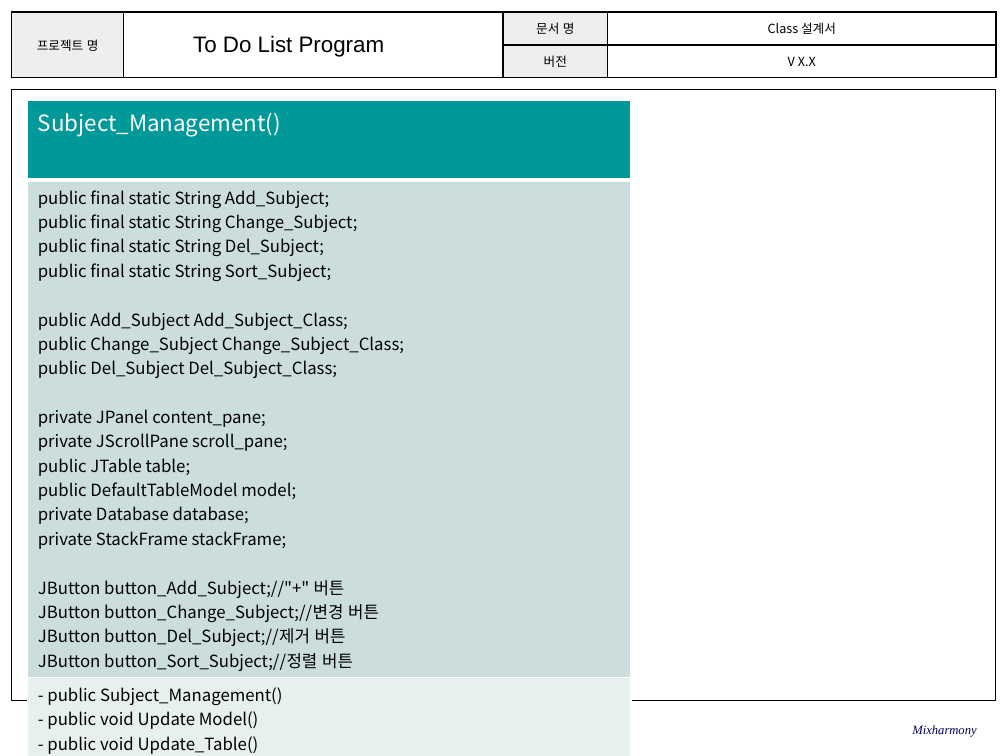
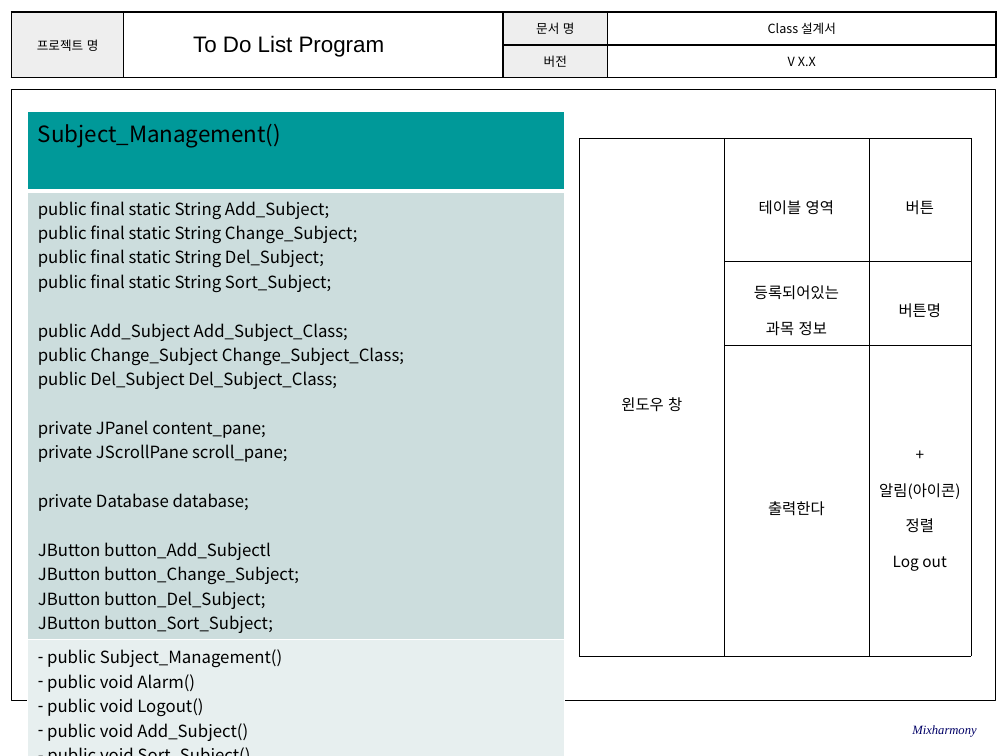
Before and after one commit to SE-admin/SE2017_2_mixharmony, a slide deck: slide 3 of doc/3_ 설계서/Class Design.pptx. Drawn at 1008x756 pixels with LibreOffice and Linux fonts; fonts in the diff are those of the drawing; background and template pictures are left out. Boxes give left, top, right and bottom in pixels: in the first picture for what was removed or moved away, otherwise in the second. Text is boxed around its words. In the diff, an @@ line names an element or a change of style, - is before the commit and + after.

Commit message:
#867 Class Design.pptx (수강 과목에 대한 클래스 내용 추가)

```diff
--- a/doc/3_ 설계서/Class Design.pptx
+++ b/doc/3_ 설계서/Class Design.pptx
@@ table at (x1=28, y1=112, x2=565, y2=745) @@
@@ row 2, column 1: "public final static String Add_Subject; / public final static String Change_Subject; / public final static String Del_Subject; / public final static String Sort_Subject; / public Add_Subject Add_Subject_Class; / public Change_Subject Change_Subject_Class; / public Del_Subject Del_Subject_Class; / private JPanel content_pane; / private JScrollPane scroll_pane; / public JTable table; / public DefaultTableModel model; / private Database database; / private StackFrame stackFrame; / JButton button_Add_Subject;//"+" 버튼 / JButton button_Change_Subject;//변경 버튼 / JButton button_Del_Subject;//제거 버튼 / JButton button_Sort_Subject;//정렬 버튼" to "public final static String Add_Subject; / public final static String Change_Subject; / public final static String Del_Subject; / public final static String Sort_Subject; / public Add_Subject Add_Subject_Class; / public Change_Subject Change_Subject_Class; / public Del_Subject Del_Subject_Class; / private JPanel content_pane; / private JScrollPane scroll_pane; / private Database database; / JButton button_Add_Subjectl / JButton button_Change_Subject; / JButton button_Del_Subject; / JButton button_Sort_Subject;" @@
-row 3, column 1: - public Subject_Management() / - public void Update Model() / - public void Update_Table()
+row 3, column 1: public Subject_Management() / public void Alarm() / public void Logout() / public void Add_Subject() / - public void Sort_Subject()
@@ text colour #FFFFFF to #000000 in "Subject_Management()" @@
@@ table resized from (x1=28, y1=101, x2=631, y2=756) to (x1=28, y1=112, x2=565, y2=745) @@
@@ table added at (x1=580, y1=139, x2=970, y2=656), 3 rows, 3 columns @@
+윈도우 창 | 테이블 영역 | 버튼
+ | 등록되어있는 / 과목 정보 | 버튼명
+ | 출력한다 | + / 알림(아이콘) / 정렬 / Log out
```
Also in this commit, not shown: 9 other slides changed.
